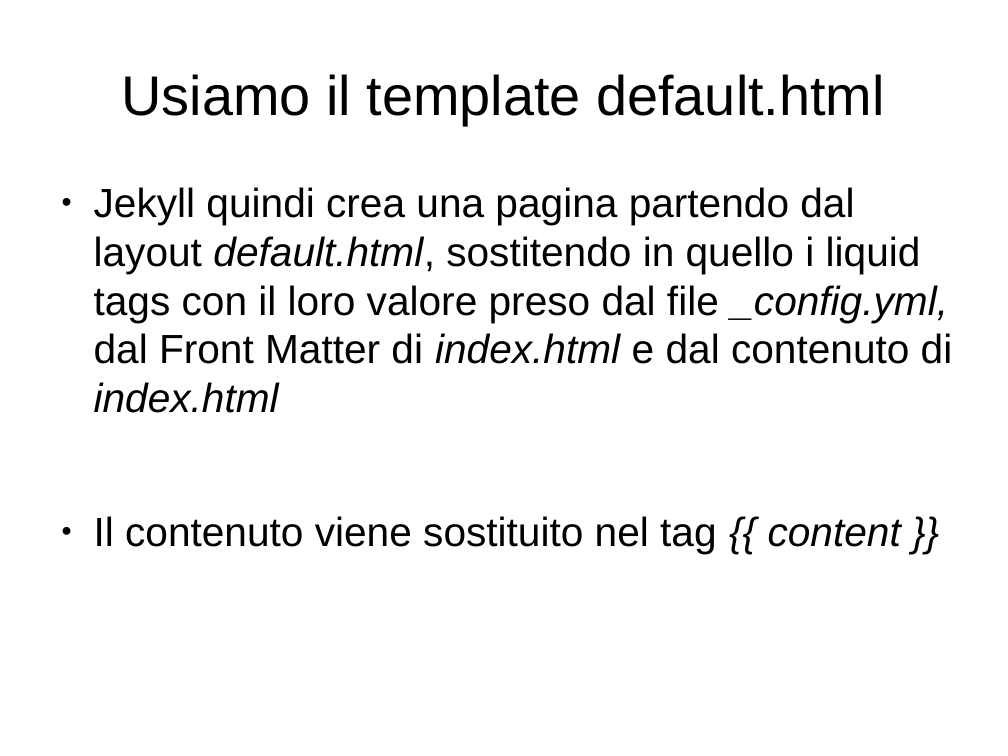
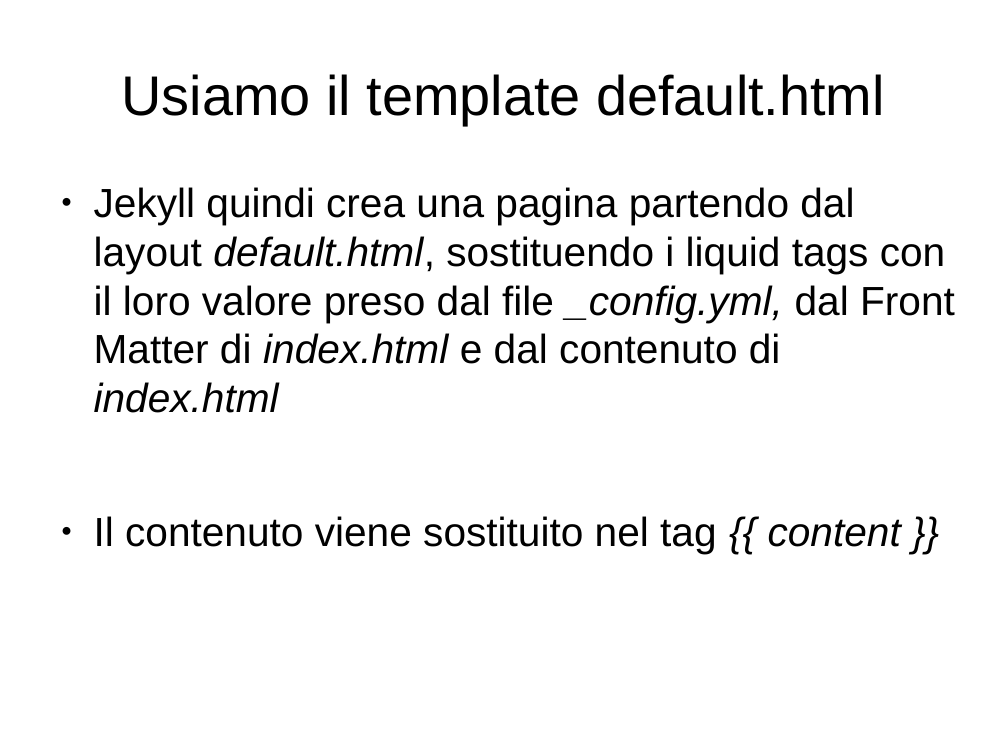
Before and after one commit to lucamariani/corso_diapositive, a slide deck: slide 19 of personal_page.odp. Drawn at 1008x756 pixels with LibreOffice and Linux fonts; fonts in the diff are those of the drawing. Boxes give left, top, right and bottom in pixels: in the first picture for what was removed or moved away, otherwise in the second. Text is boxed around its words. In the diff, an @@ line names an element or a change of style, - is before the commit and + after.

```diff
--- a/personal_page.odp
+++ b/personal_page.odp
@@ text at <box>94,187,955,413</box>: text changed @@
-● Jekyll quindi crea una pagina partendo dal layout default.html, sostitendo in quello i liquid tags con il loro valore preso dal file _config.yml, dal Front Matter di index.html e dal contenuto di index.html
+● Jekyll quindi crea una pagina partendo dal layout default.html, sostituendo i liquid tags con il loro valore preso dal file _config.yml, dal Front Matter di index.html e dal contenuto di index.html
```
Also in this commit, not shown: 10 other slides changed.
